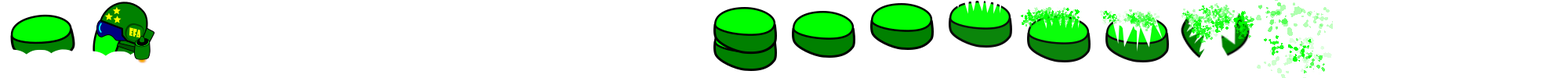
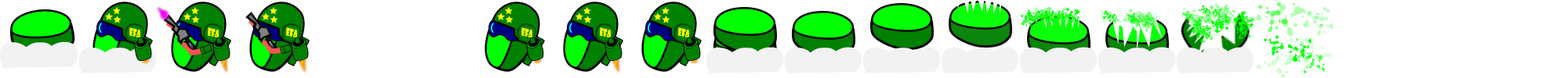
The second 1568x78 image is a revision of the first. Changes to its layers:
added layer "stripfire.png" above "stripNuovole2.png" over (156, 1, 310, 75)
added layer "stripNuovole2.png" above "nuvola.png" over (484, 1, 702, 75)
added layer "nuvola.png" above "strip1.png" over (705, 47, 1255, 74)
painted on "strip1.png" over (0, 9, 157, 74)
